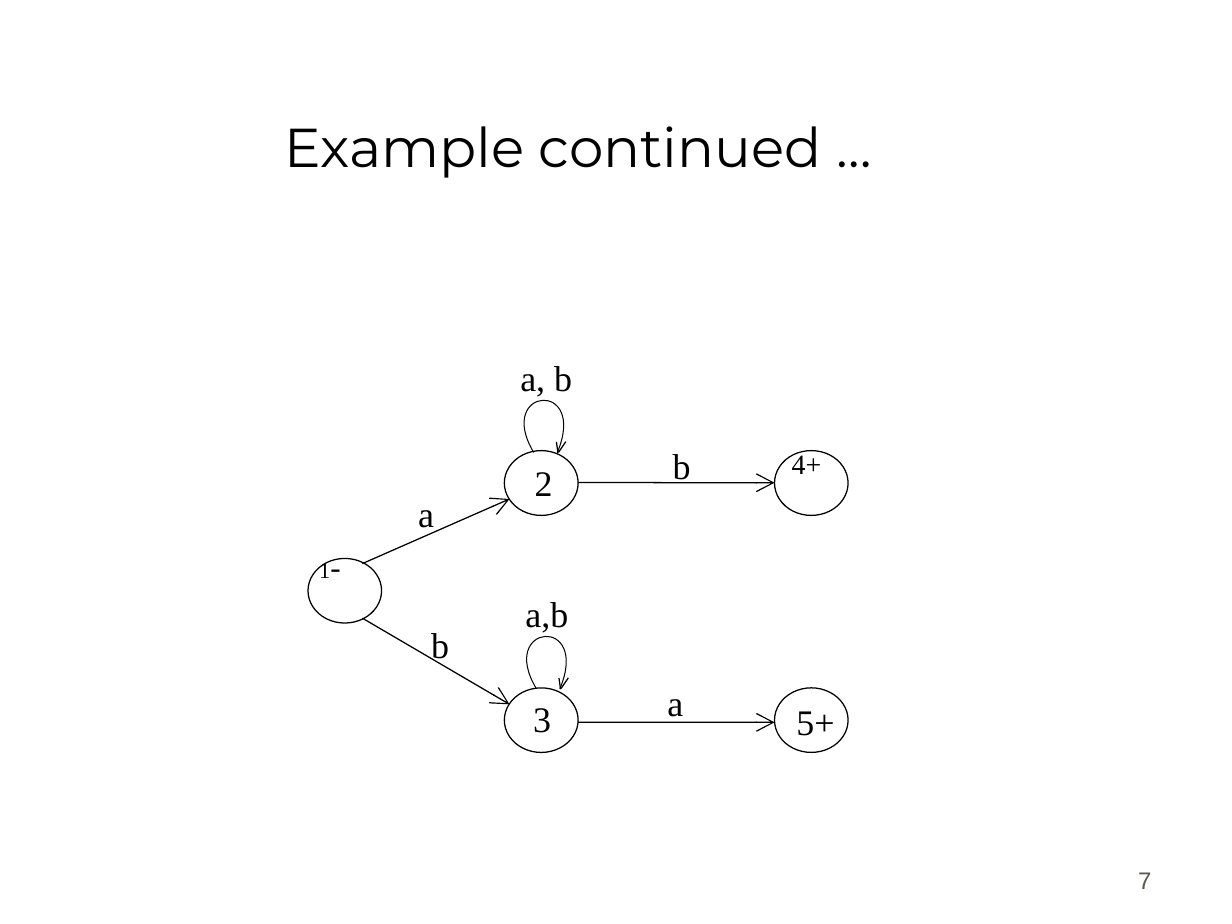
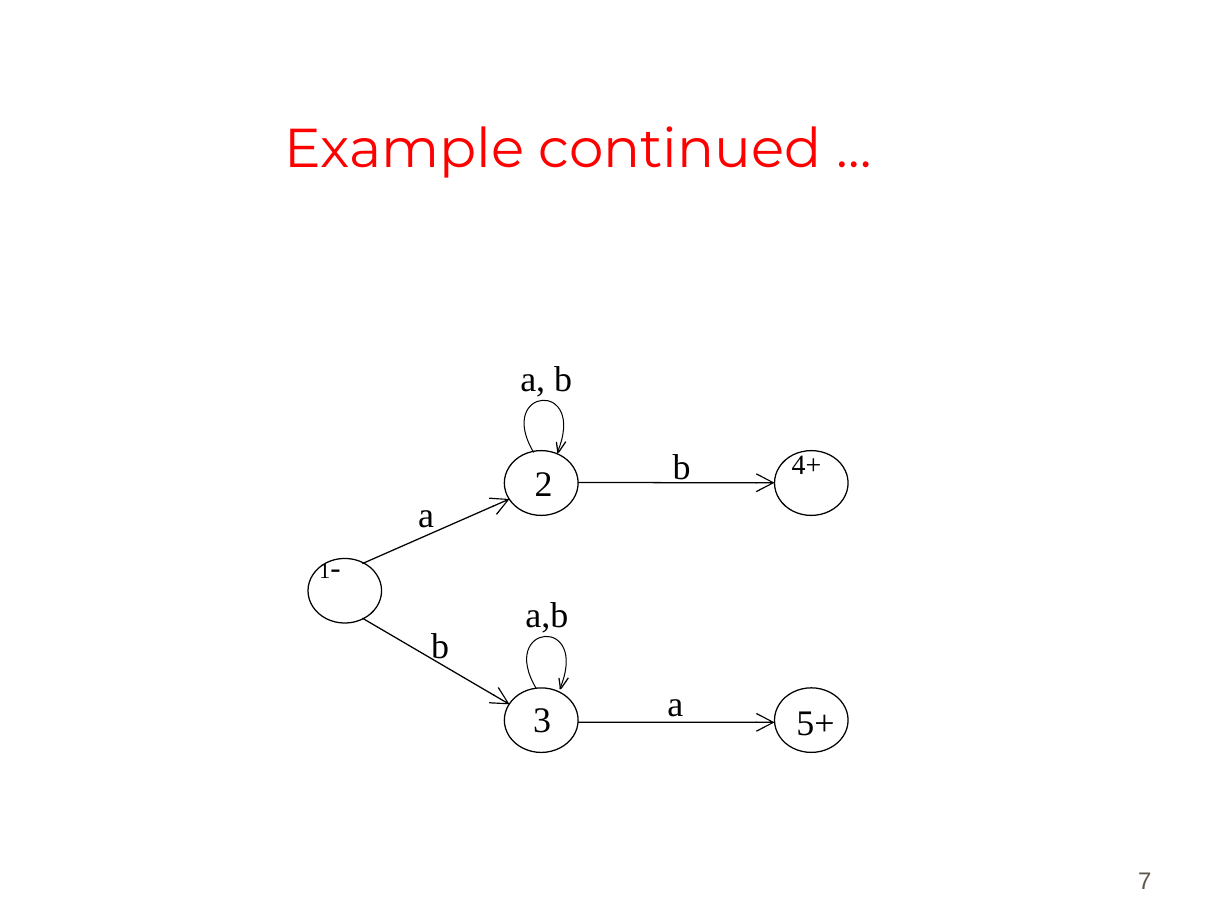
Before and after one commit to bamboat3/toa_bs4_E_F, a slide deck: slide 7 of Lecture/Lesson 09.ppt. Drawn at 1232x924 pixels with LibreOffice and Linux fonts; fonts in the diff are those of the drawing; background and template pictures are left out. Boxes give left, top, right and bottom in pixels: in the first picture for what was removed or moved away, otherwise in the second. Text is boxed around its words. In the diff, an @@ line names an element or a change of style, - is before the commit and + after.

```diff
--- a/Lecture/Lesson 09.ppt
+++ b/Lecture/Lesson 09.ppt
@@ title "Example continued …" at <box>285,126,822,178</box>: text colour #000000 to #FF0000 @@
```
Also in this commit, not shown: 1 other slide changed.
